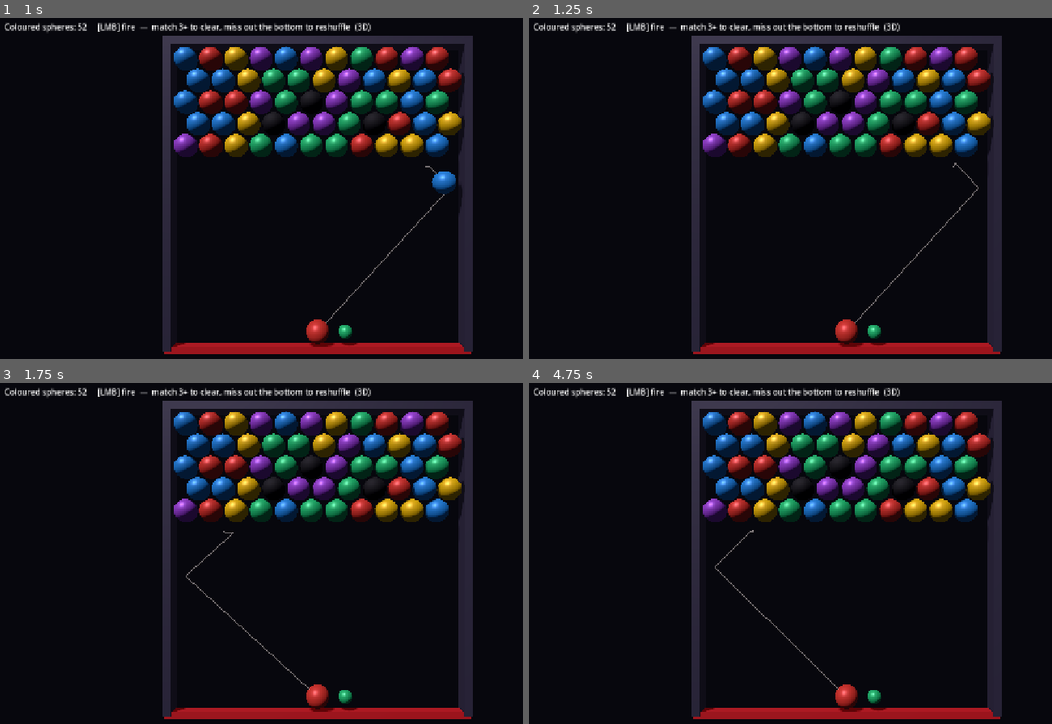
Above: before the commit, frames 1-4 (two rows, left to right).
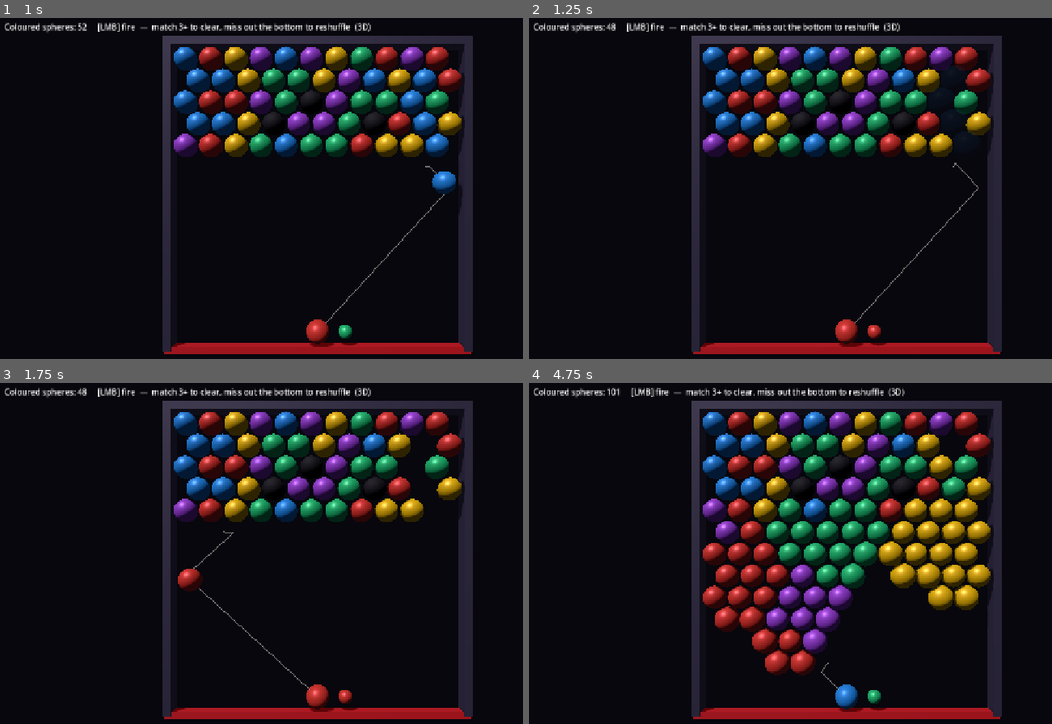
Above: after the commit, the same moments.

Repository: healplease/spheres-of-pain
Game: Godot game, scene res://scenes/level_3d.tscn
The game is run twice, just before and just after one commit, with the same random seed, the same clock (stepped at 60 frames per second) and the same inputs.
Inputs (mouse positions are in pixels of both pictures, inside the frame that each line leads up to):
- Up to frame 1 (1 s): tap Enter at 0.5 s; move the mouse to (460, 178) at 0.52 s; press the mouse at (460, 178) at 0.53 s
- Up to frame 2 (1.25 s): no input
- Up to frame 3 (1.75 s): move the mouse to (188, 577) at 1.27 s; release the mouse at (188, 577) at 1.28 s; click (188, 577) at 1.35 s
- Up to frame 4 (4.75 s): move the mouse to (910, 481) at 2.02 s; press the mouse at (910, 481) at 2.03 s; move the mouse to (816, 631) at 2.77 s; release the mouse at (816, 631) at 2.78 s; click (816, 631) at 2.85 s; move the mouse to (1041, 614) at 3.52 s; press the mouse at (1041, 614) at 3.53 s; move the mouse to (654, 505) at 4.27 s; release the mouse at (654, 505) at 4.28 s; click (654, 505) at 4.35 s

Frame 1 is identical in both runs. In frame 2, 1.1% of the frame differs, in the area x 14-86%, y 1-95%; in frame 3, 1.4%; in frame 4, 15%, in the area x 14-89%, y 1-96%.
Error before the commit: Invalid call. Nonexistent function 'rebuild' in base 'Node3D (BoardView3D)'. (res://scripts/play3d/level_controller_3d.gd:319)

Commit message:
bubble animation

Diff:
--- a/scripts/play3d/board_view_3d.gd
+++ b/scripts/play3d/board_view_3d.gd
@@ -117,7 +117,7 @@
 	_spheres.erase(cell)
 	# Materials are shared across same-colour spheres; duplicate so fading this
 	# one doesn't fade the others.
-	var m: StandardMaterial3D = mi.material_override.duplicate()
+	var m := mi.material_override.duplicate() as StandardMaterial3D
 	m.transparency = BaseMaterial3D.TRANSPARENCY_ALPHA
 	mi.material_override = m
 	var tw := mi.create_tween()
--- a/scripts/play3d/level_controller_3d.gd
+++ b/scripts/play3d/level_controller_3d.gd
@@ -316,7 +316,7 @@
 			" orphaned=", res.orphaned.size(), " coloured=", model.count_colored())
 	if not res.did_pop:
 		model.grow()
-	board.rebuild()
+	board.sync([cell])   # the landed sphere appears full-size; grown spheres animate in
 	_advance_load()
 	shooter.enabled = true
 	_check_end()
@@ -327,7 +327,7 @@
 	if _debug:
 		print("[MISS] reshuffle; coloured=", model.count_colored())
 	model.randomize_colors()
-	board.rebuild()
+	board.sync()   # reshuffle only recolours; spheres stay, materials swap in place
 	_advance_load()
 	shooter.enabled = true
 	_update_status()
